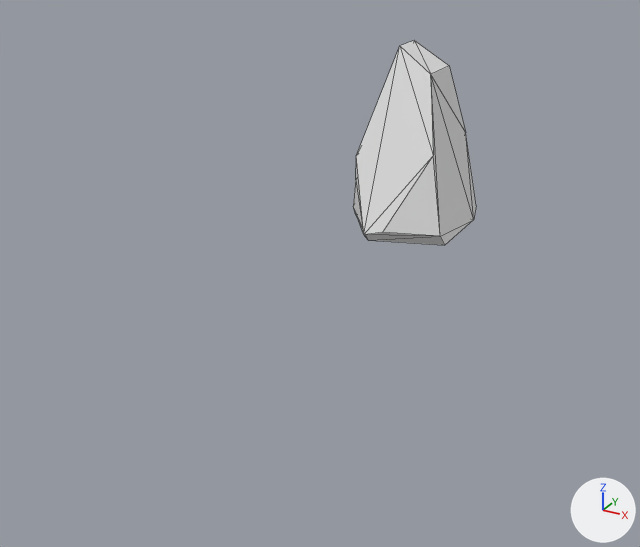
Two versions of the glTF model Hawk/Models/Rock.glb, one commit apart.
Camera for both pictures: a 50 mm lens placed at (3.79, -9.18, 3.7), pointed at (-0.43, -1.51, -0.14). Lighting does not change. The marker at lower right points along +X, +Y and +Z. Mesh edges are drawn as thin lines. Where no turn or scale is listed for an object, it has been applied to the vertices.
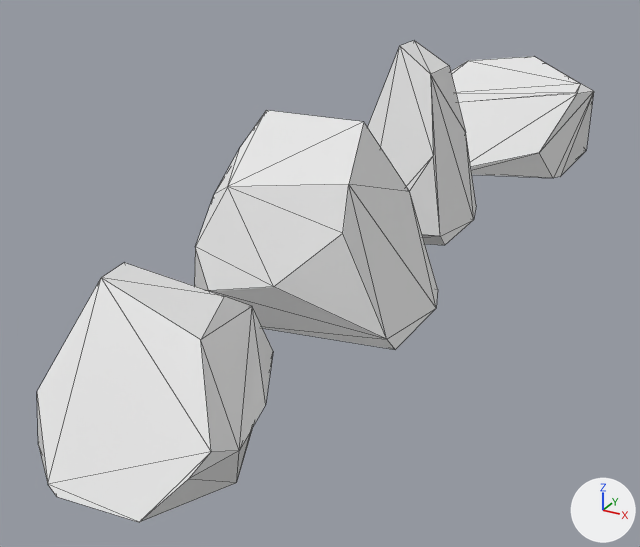
The newer file is also turned or shifted as a whole; pictures and numbers use the older file's frame.

Where the change shows, as pixel boxes (x1, y1, x2, y2) in the pictures (640 x 547 px):
'Icosphere.002', added: after (37, 263, 273, 522)
'Icosphere.001', added: after (194, 110, 438, 350)
'Icosphere.003', added: after (451, 56, 594, 178)

Diff of the bpy script that builds the scene:
```diff
--- a/Hawk/Models/Rock.glb.py
+++ b/Hawk/Models/Rock.glb.py
@@ me_icosphere_003 @@
+me_icosphere_003.from_pydata(...)  # 28 vertices, 52 faces; spans x -1.19..1.21, y -1.33..0.87, z -0.51..0.93
@@ me_icosphere_002 @@
+me_icosphere_002.from_pydata(...)  # 22 vertices, 40 faces; spans x -0.74..0.9, y -0.93..1.1, z -0.66..0.5
@@ me_icosphere_001 @@
+me_icosphere_001.from_pydata(...)  # 24 vertices, 44 faces; spans x -1.23..1.1, y -0.84..0.72, z -0.99..0.76
@@ ob_icosphere_003 @@
+ob_icosphere_003 = bpy.data.objects.new('Icosphere.003', me_icosphere_003)
+ob_icosphere_003.location = (0.0, 3.57, 0.49)
@@ ob_icosphere_002 @@
+ob_icosphere_002 = bpy.data.objects.new('Icosphere.002', me_icosphere_002)
+ob_icosphere_002.location = (0.12, -4.9, 0.66)
@@ ob_icosphere_001 @@
+ob_icosphere_001 = bpy.data.objects.new('Icosphere.001', me_icosphere_001)
+ob_icosphere_001.location = (0.0, -2.48, 1.0)
```
